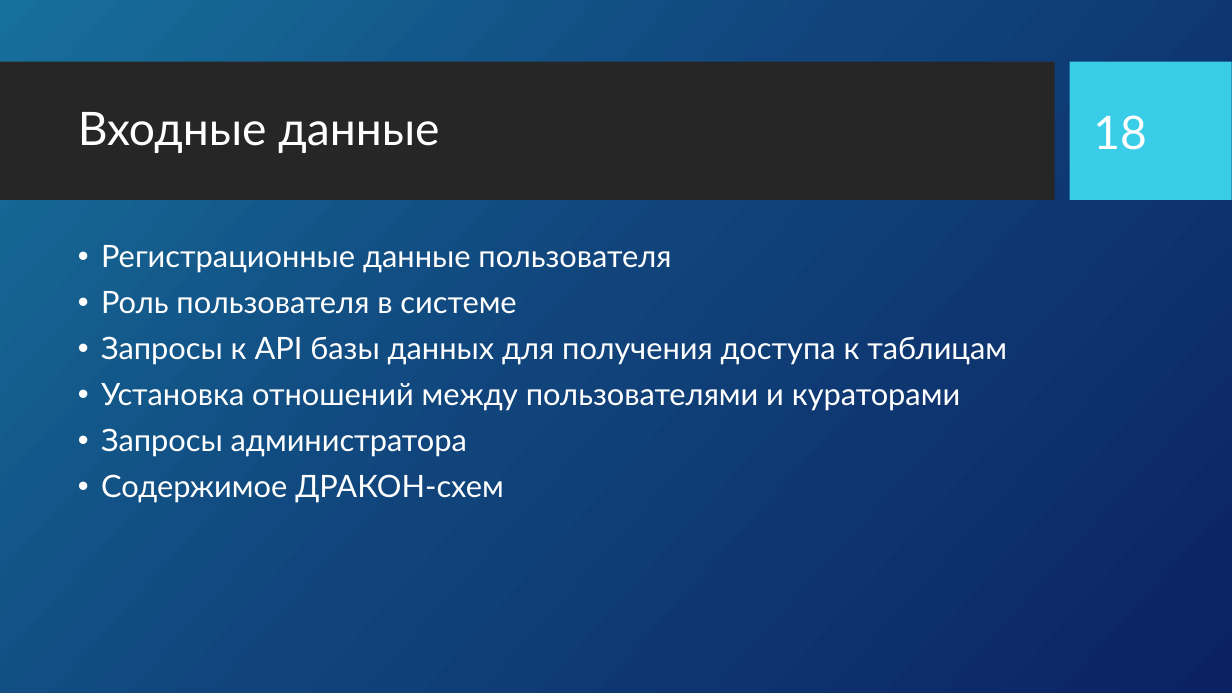
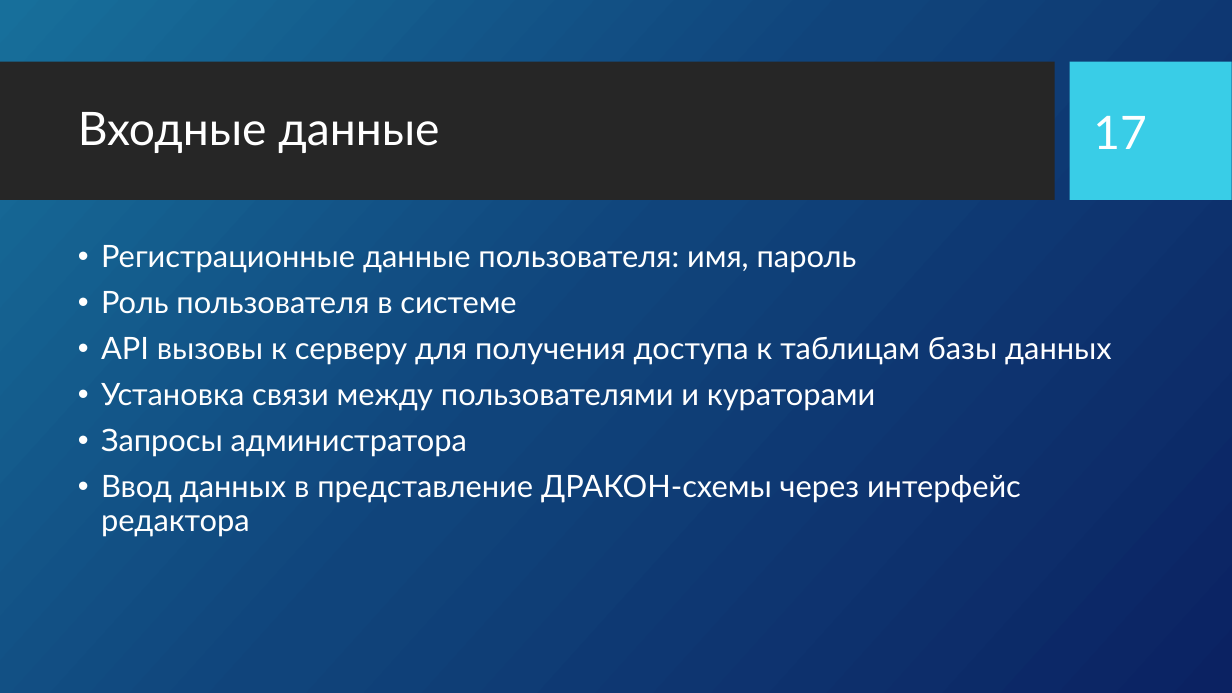
Before and after one commit to samarsky-canary/dragon, a slide deck: slide 17 of dizdocs/PreDrakon.pptx (slide 18 before the commit). Drawn at 1232x693 pixels with LibreOffice and Linux fonts; fonts in the diff are those of the drawing; background and template pictures are left out. Boxes give left, top, right and bottom in pixels: in the first picture for what was removed or moved away, otherwise in the second. Text is boxed around its words. In the diff, an @@ line names an element or a change of style, - is before the commit and + after.

```diff
--- a/dizdocs/PreDrakon.pptx
+++ b/dizdocs/PreDrakon.pptx
@@ page number at (x1=1093, y1=116, x2=1147, y2=149): text changed @@
-18
+17
@@ text at (x1=101, y1=245, x2=857, y2=273): text changed @@
-• Регистрационные данные пользователя
+• Регистрационные данные пользователя: имя, пароль
@@ text at (x1=101, y1=337, x2=1112, y2=411): text changed @@
-• Запросы к API базы данных для получения доступа к таблицам
-• Установка отношений между пользователями и кураторами
+• API вызовы к серверу для получения доступа к таблицам базы данных
+• Установка связи между пользователями и кураторами
@@ text at (x1=101, y1=474, x2=1021, y2=537): text changed @@
-• Содержимое ДРАКОН-схем
+• Ввод данных в представление ДРАКОН-схемы через интерфейс редактора
```
Also in this commit, not shown: 14 other slides changed, 3 slides added, 6 slides removed, 11 other files.
